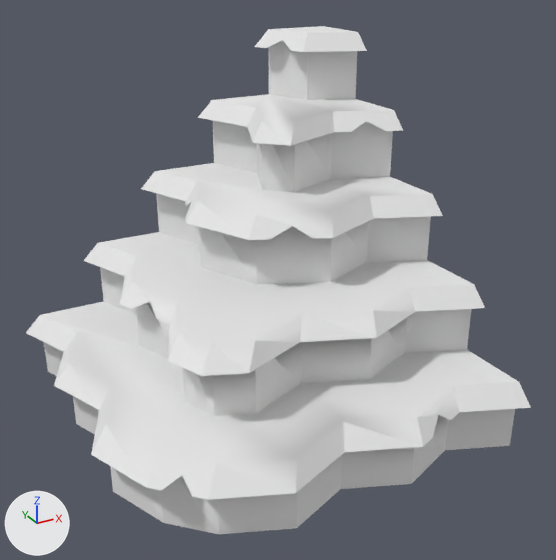
What one commit did to the OBJ model DynamicLab/Assets/Nature Kit/Models/OBJ format/cliff_stepsCorner_stone.obj.
Rendered twice from a camera (50 mm lens) standing at (-0.886, -1.717, 1.25) and looking at (0.014, -0.081, 0.431). The axes (+X, +Y, +Z) are drawn at lower left. The lights are the same throughout. The picture after the commit comes second. Where no turn or scale is listed for an object, it has been applied to the vertices.

Objects in the first picture: 'cliff_stepsCorner_stone'.
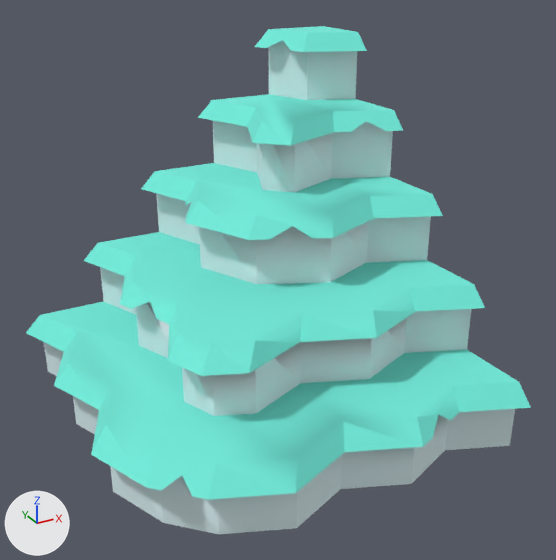
The change in detail:
Material 'grass' (mat_grass) changes colour from white #e7e7e7 to cyan #73eddd; in linear values from (0.8, 0.8, 0.8) to (0.173, 0.847, 0.722).

Where the change shows, as pixel boxes (x1, y1, x2, y2) in the pictures (556 x 560 px):
'cliff_stepsCorner_stone', recoloured (white to cyan): (26, 26, 531, 520) in both
